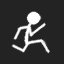
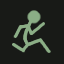
Before/after of a 64 x 64 layered artwork. What changed in the layer stack:
removed group "start" (2 layers) over [0, 0, 64, 64]
removed layer "Icon 3" from group "start" over [11, 11, 50, 54]
removed layer "Hintergrund 3" from group "start" over [0, 0, 64, 64]
added layer "start" above "settings" over [12, 10, 51, 53]
moved "Hintergrund" out of group "exit", painted on it over [0, 0, 64, 64]
